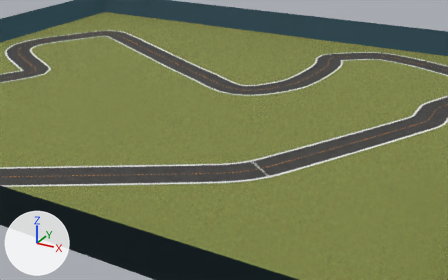
Before and after pictures for a commit that changed the COLLADA model bundle/deepracer_simulation_environment/share/deepracer_simulation_environment/meshes/2022_september_pro_ccw/2022_september_pro_ccw.dae.
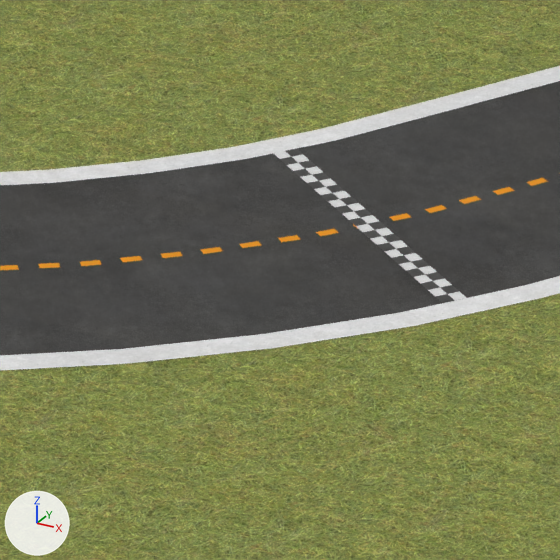
Each version appears first from a 50 mm lens placed at (10.95, -16.71, 6.98), pointed at (4.02, -4.11, 0.68), and next in a close-up on the part from 50% to 62% of the width and 52% to 72% of the height. Every picture has the same lights, and +X, +Y and +Z are marked at lower left.

The first close-up shows 'StartLine', 'cl', 'field', 'il', 'ol', 'road'.
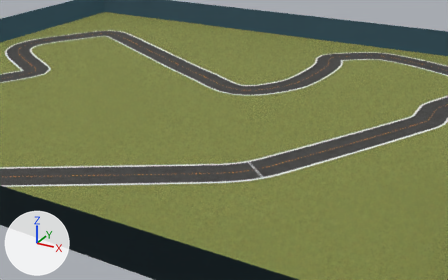
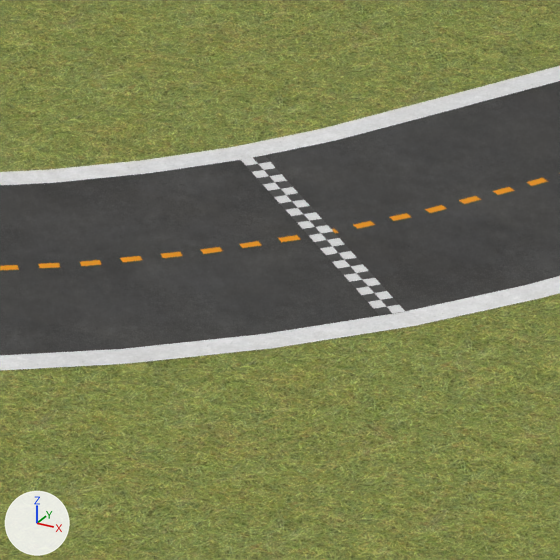
Boxes [x1, y1, x2, y2] around the edits, measured in the close-ups (560 x 560 px):
```json
{"object": "StartLine", "change": "moved, turned", "before": [273, 148, 466, 303], "after": [241, 156, 405, 315]}
```

Edits to the scene script, one JSON object a line:
```json
{"op": "set", "path": "ob_startline.location", "old": "(4.935, -3.89, 0.003)", "new": "(4.858, -3.995, 0.003)"}
{"op": "set", "path": "ob_startline.rotation_euler", "old": "(0.0, 0.0, 0.084)", "new": "(0.0, 0.0, 0.000383)", "note": "degrees (0, 0, 4.8) -> degrees (0, 0, 0)"}
```
